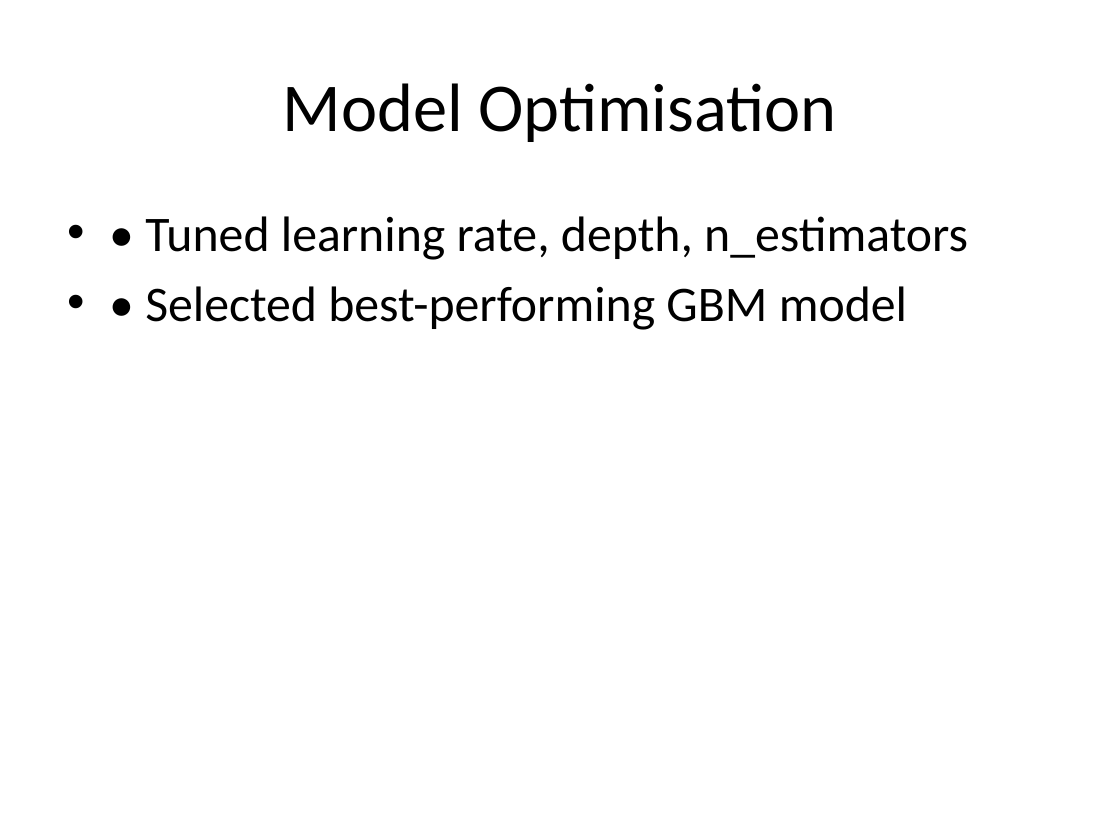
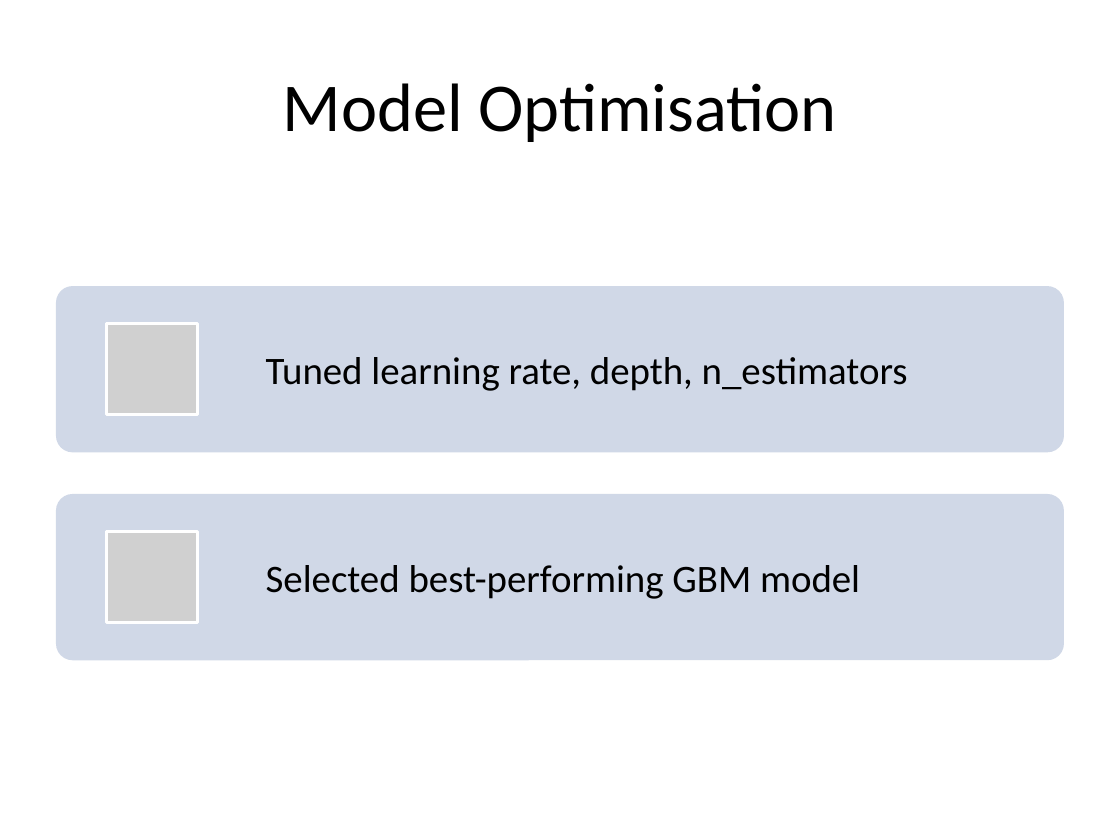
Before and after one commit to ansmalik67/multimodal-glucose-forecasting, a slide deck: slide 9 of Final_Glycaemic_Project_Presentation.pptx (slide 8 before the commit). Drawn at 1120x840 pixels with LibreOffice and Linux fonts; fonts in the diff are those of the drawing; grey boxes stand for pictures. Boxes give left, top, right and bottom in pixels: in the first picture for what was removed or moved away, otherwise in the second. Text is boxed around its words. In the diff, an @@ line names an element or a change of style, - is before the commit and + after.

```diff
--- a/Final_Glycaemic_Project_Presentation.pptx
+++ b/Final_Glycaemic_Project_Presentation.pptx
@@ text removed at bbox=[145, 216, 968, 330] @@
-• • Tuned learning rate, depth, n_estimators
-• • Selected best-performing GBM model
@@ group added at bbox=[56, 286, 1064, 660]: 2 rounded rectangles, 2 pictures, 2 texts @@
+Tuned learning rate, depth, n_estimators
+Selected best-performing GBM model
```
Also in this commit, not shown: 13 other slides changed, 2 slides added, 1 other file.
